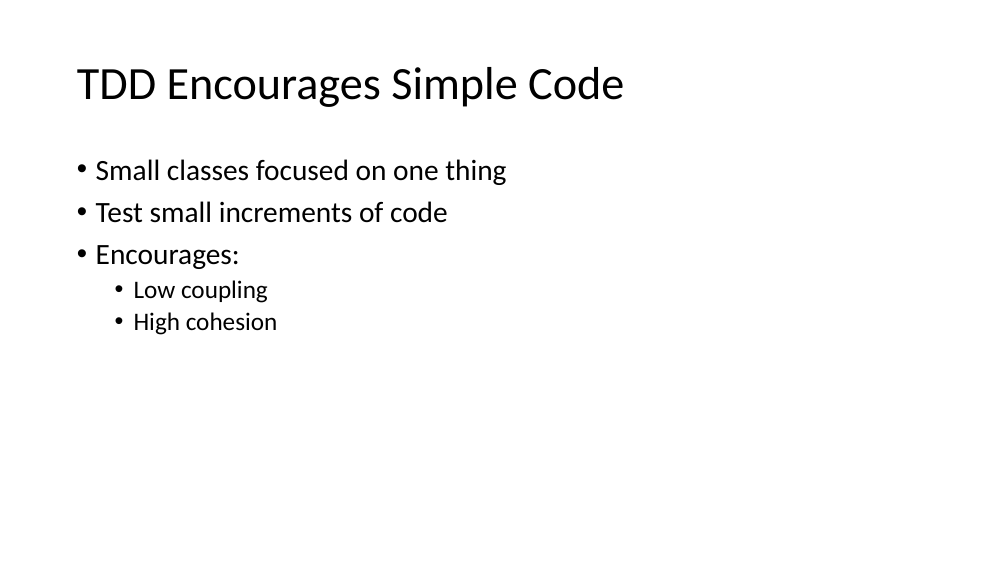
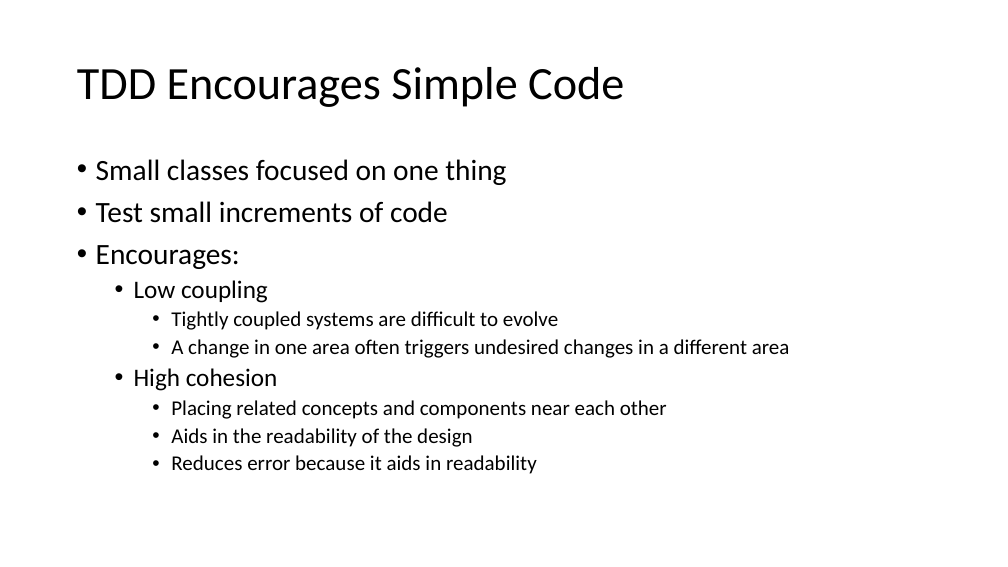
Before and after one commit to LlanddewiLovesYou/TDD_Darts, a slide deck: slide 4 of curriculum.pptx. Drawn at 1008x567 pixels with LibreOffice and Linux fonts; fonts in the diff are those of the drawing. Boxes give left, top, right and bottom in pixels: in the first picture for what was removed or moved away, otherwise in the second. Text is boxed around its words. In the diff, an @@ line names an element or a change of style, - is before the commit and + after.

```diff
--- a/curriculum.pptx
+++ b/curriculum.pptx
@@ text at [171,311,790,358]: paragraphs added @@
+    • Tightly coupled systems are difficult to evolve
+    • A change in one area often triggers undesired changes in a different area
@@ text at [171,400,667,474]: paragraphs added @@
+    • Placing related concepts and components near each other
+    • Aids in the readability of the design
+    • Reduces error because it aids in readability
```
Also in this commit, not shown: 21 other slides changed.
